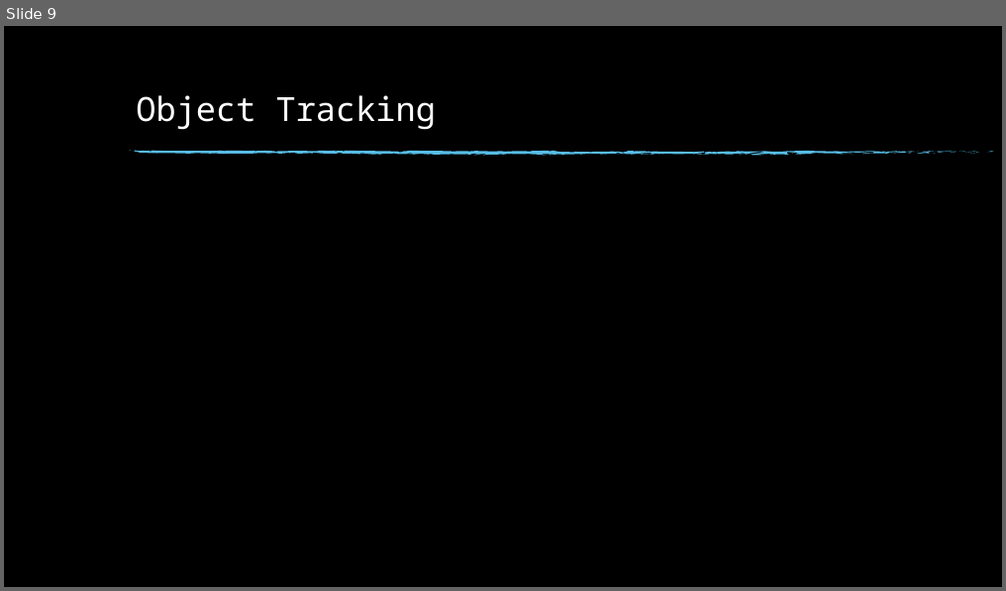
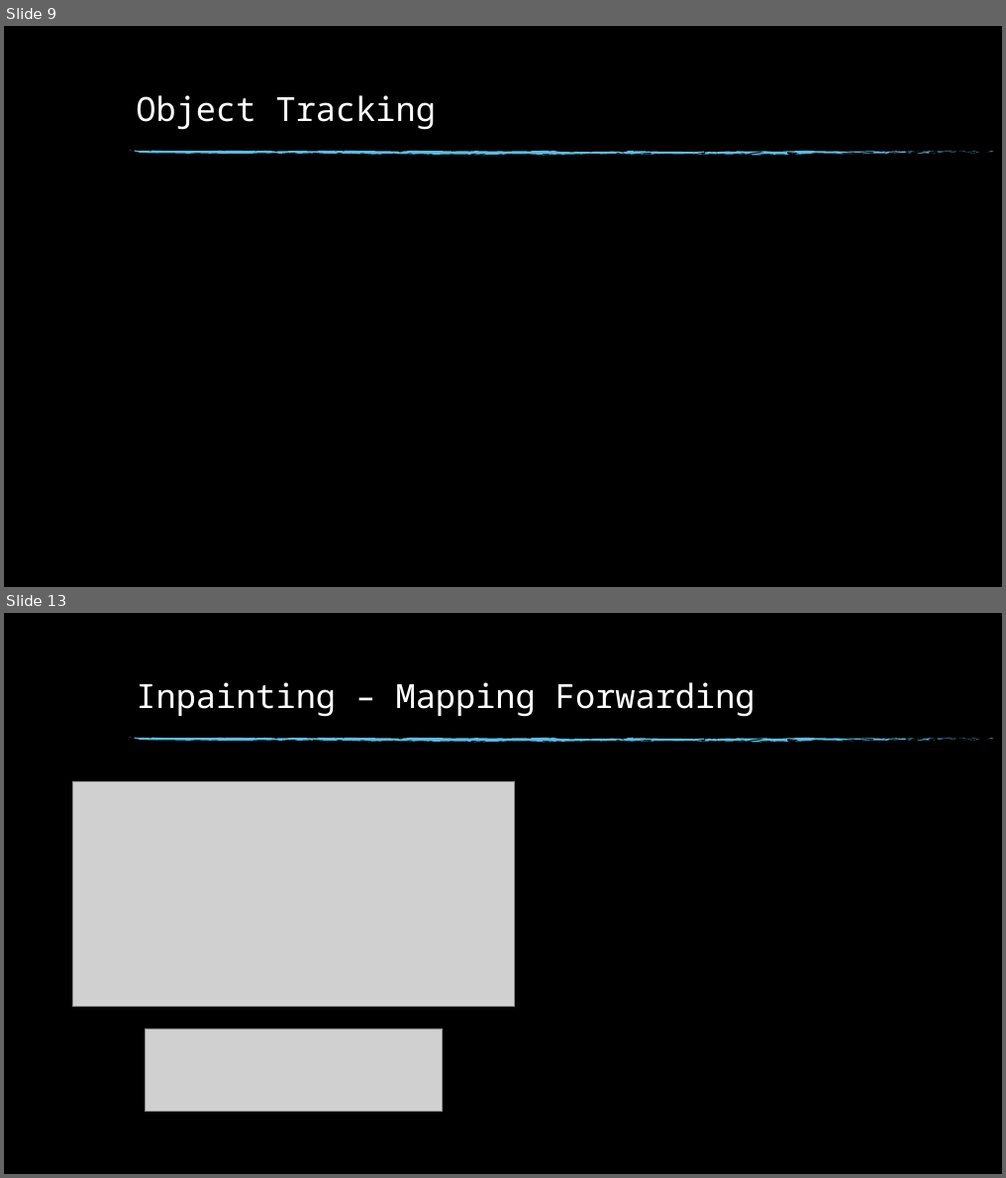
Before and after one commit to MKimiSH/PixMix-inpainting, a slide deck: Presentation.pptx. Shown one above the other, each under a label of ours: slide 9 before the commit, slides 9 and 13 after it; the slides between them are not shown. The pictures are 1006x591 and 1006x1178 pixels, drawn with LibreOffice and Linux fonts; fonts in the diff are those of the drawing; grey boxes stand for pictures; background and template pictures are left out. Boxes give left, top, right and bottom in pixels: in the first picture for what was removed or moved away, otherwise in the second. Text is boxed around its words. In the diff, an @@ line names an element or a change of style, - is before the commit and + after.

Commit message:
finished inpainting algorithm in pre.ppt

```diff
--- a/Presentation.pptx
+++ b/Presentation.pptx
@@ slide 13 added at (4,613,1002,1174), background picture (left out); not listed: 74 template elements that a slide beside it also shows @@
@@ title added at (136,682,755,717), 32 pt, text #FFFFFF @@
+Inpainting – Mapping Forwarding
@@ picture added at (73,781,515,1007) @@
@@ picture added at (145,1029,442,1112) @@
```
Also in this commit, not shown: 7 slides changed, 6 other slides added, 2 slides removed.
